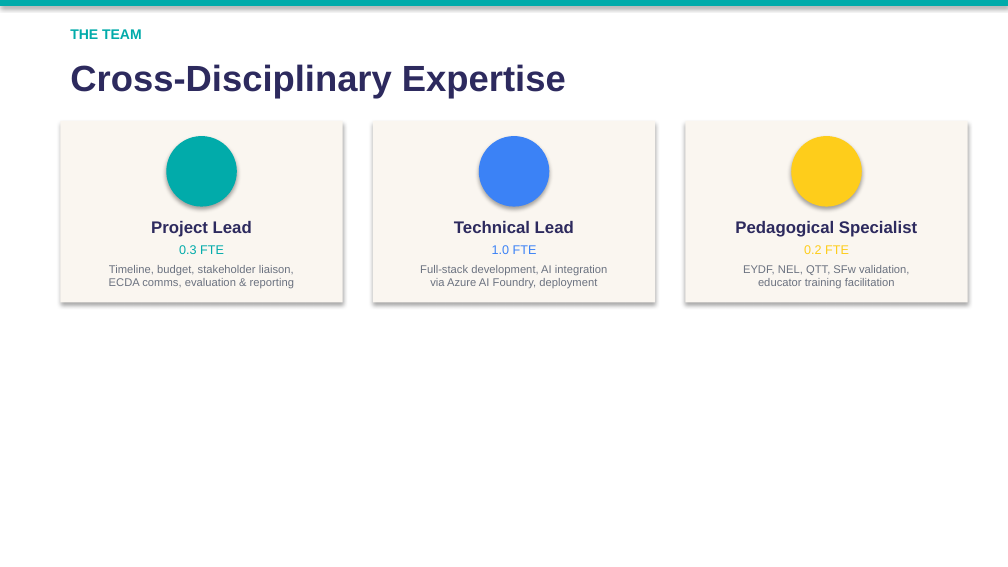
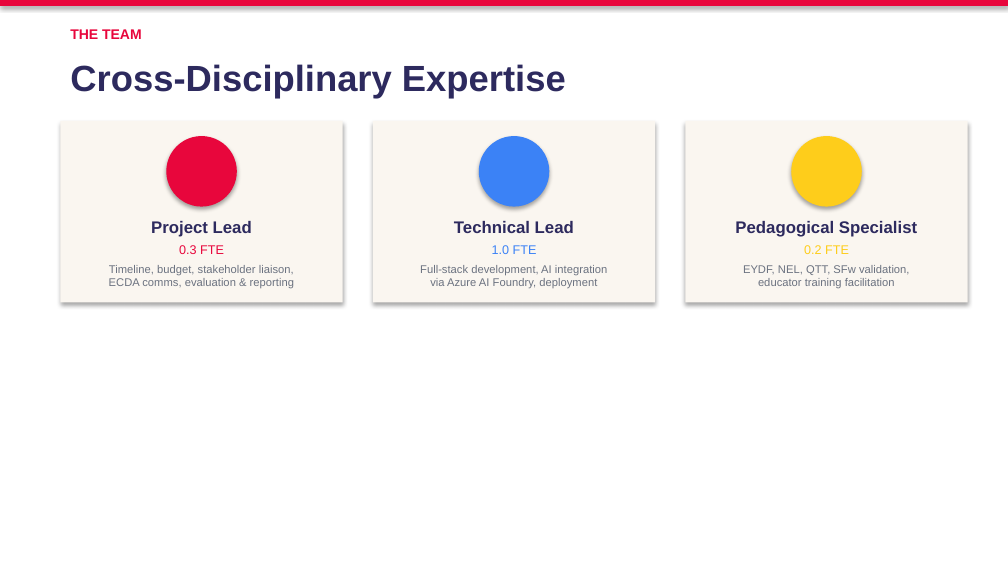
Before and after one commit to anitateoyingying/pedaforge, a slide deck: slide 10 of slides/PedaForge_Proposal.pptx. Drawn at 1008x567 pixels with LibreOffice and Linux fonts; fonts in the diff are those of the drawing. Boxes give left, top, right and bottom in pixels: in the first picture for what was removed or moved away, otherwise in the second. Text is boxed around its words. In the diff, an @@ line names an element or a change of style, - is before the commit and + after.

```diff
--- a/slides/PedaForge_Proposal.pptx
+++ b/slides/PedaForge_Proposal.pptx
@@ rectangle at (x1=0, y1=0, x2=1008, y2=6): fill #01ABAA to #E8063C @@
@@ text "THE TEAM" at (x1=70, y1=29, x2=142, y2=39): text colour #01ABAA to #E8063C @@
@@ ellipse at (x1=166, y1=136, x2=237, y2=207): fill #01ABAA to #E8063C @@
@@ text "0.3 FTE" at (x1=179, y1=245, x2=224, y2=254): text colour #01ABAA to #E8063C @@
```
Also in this commit, not shown: 10 other slides changed, 9 other files.
